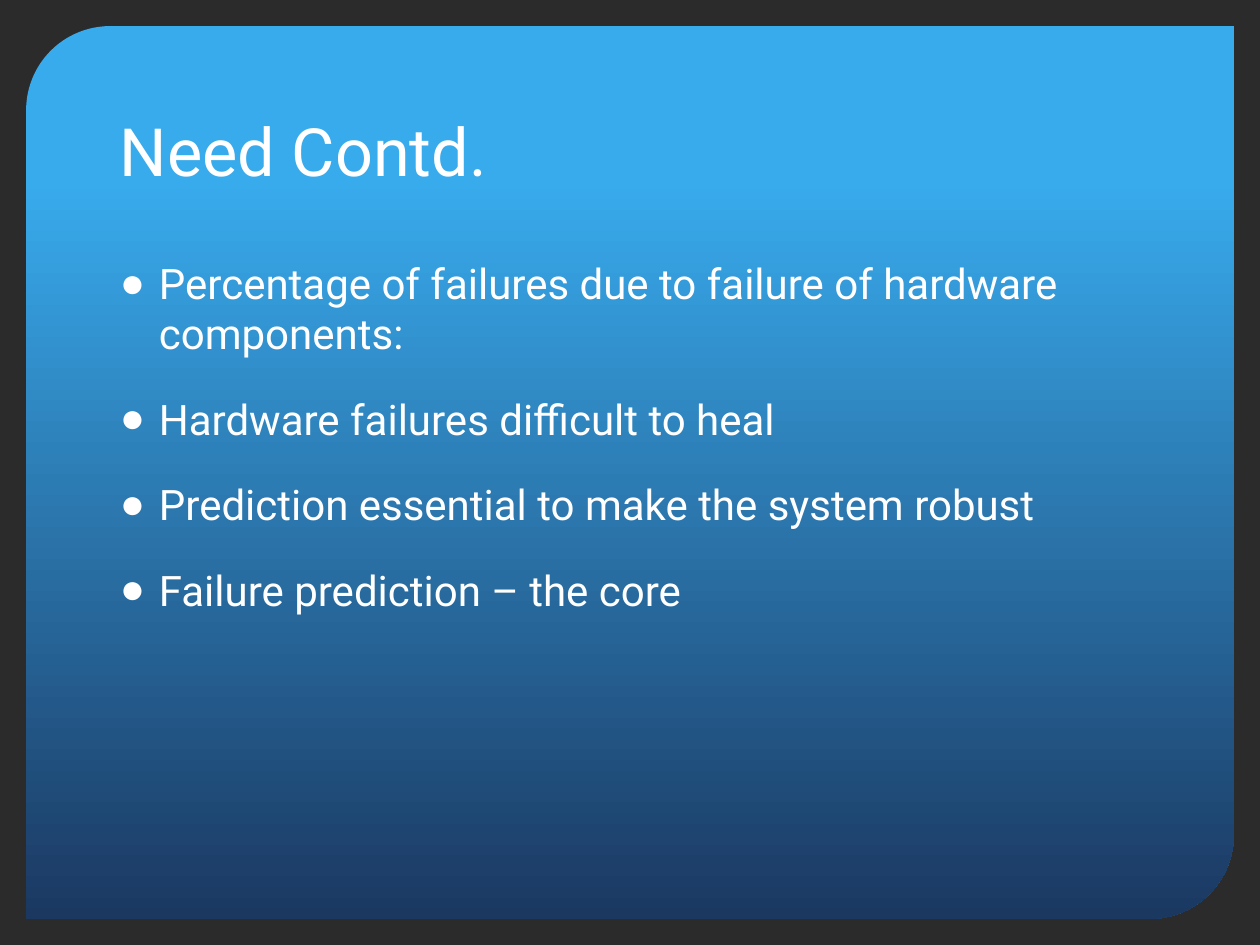
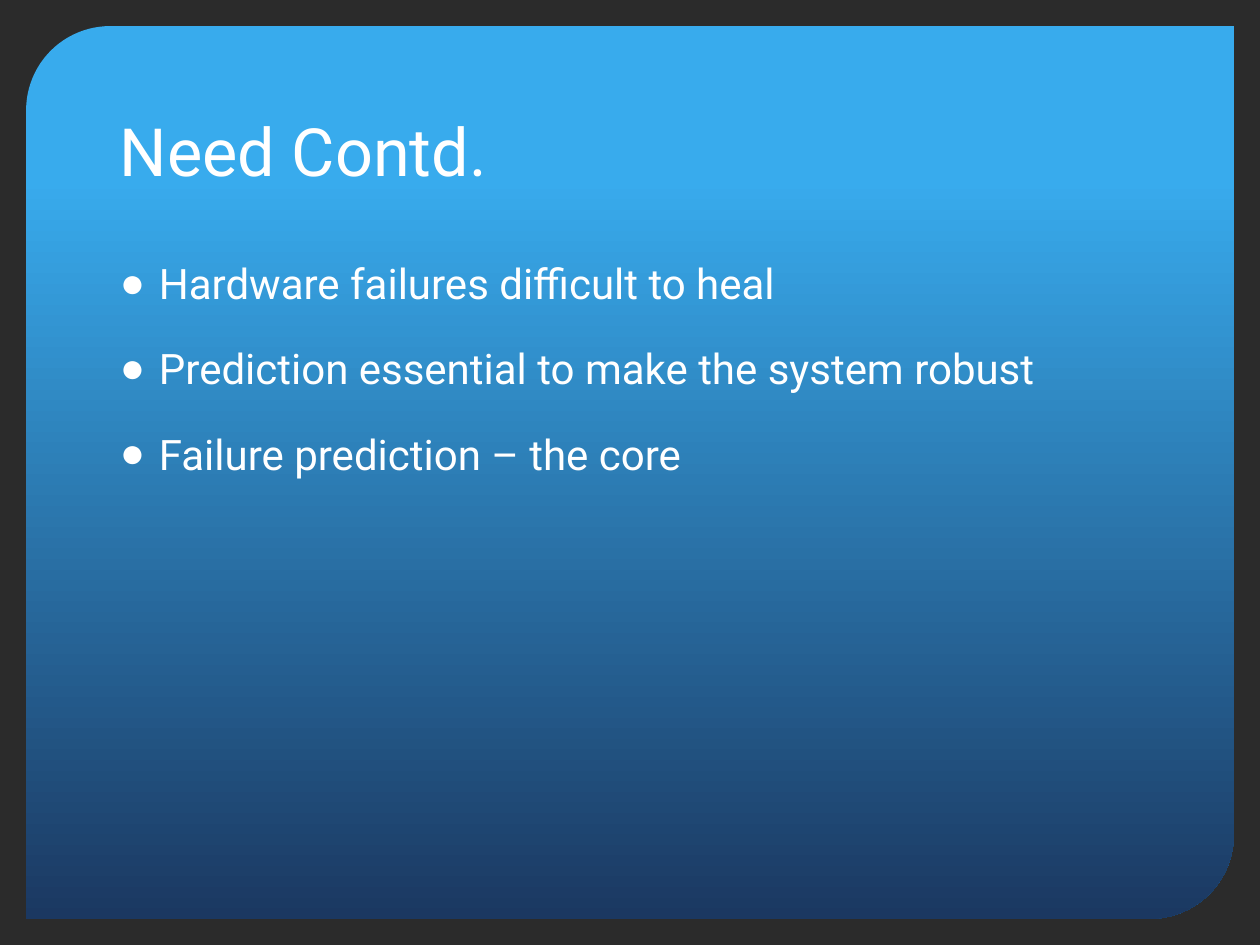
Before and after one commit to ChinmaySKulkarni/Cloud-Healing, a slide deck: slide 3 of report/BTech_Project.pptx. Drawn at 1260x945 pixels with LibreOffice and Linux fonts; fonts in the diff are those of the drawing; background and template pictures are left out; a plain dark background stands for a picture behind light text. Boxes give left, top, right and bottom in pixels: in the first picture for what was removed or moved away, otherwise in the second. Text is boxed around its words. In the diff, an @@ line names an element or a change of style, - is before the commit and + after.

```diff
--- a/report/BTech_Project.pptx
+++ b/report/BTech_Project.pptx
@@ text at [159, 267, 1057, 358]: paragraph removed @@
-● Percentage of failures due to failure of hardware components:
```
Also in this commit, not shown: 5 other slides changed, 5 slides added, 1 slide removed, 12 other files.
